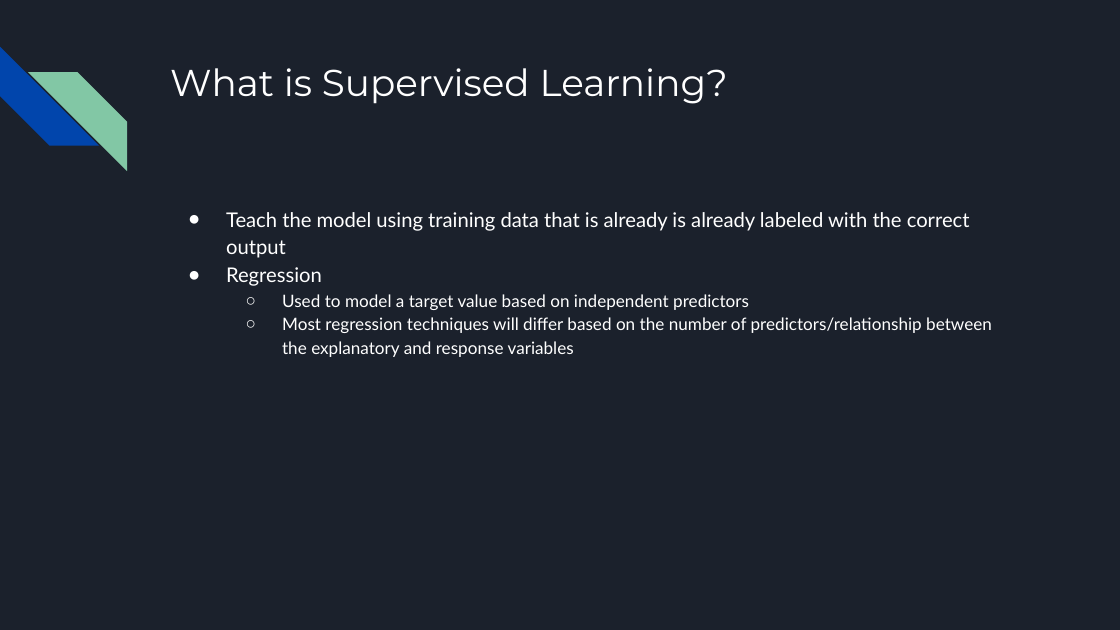
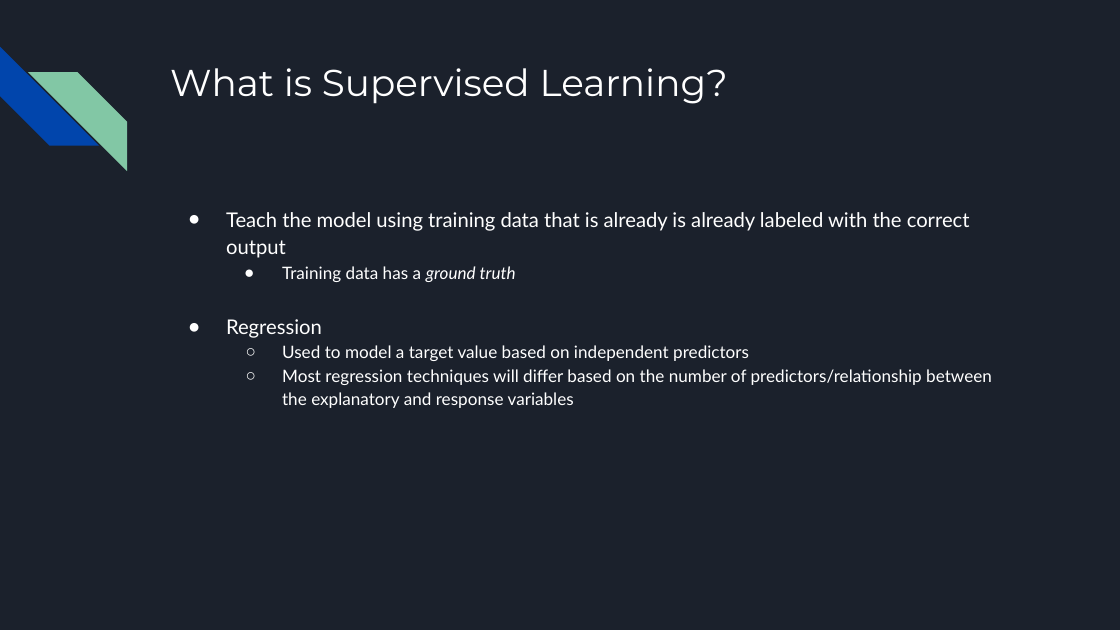
Before and after one commit to ADSA-UIUC/advanced-workshops, a slide deck: slide 2 of 03_linear_regression/Supervised Learning.pptx. Drawn at 1120x630 pixels with LibreOffice and Linux fonts; fonts in the diff are those of the drawing. Boxes give left, top, right and bottom in pixels: in the first picture for what was removed or moved away, otherwise in the second. Text is boxed around its words. In the diff, an @@ line names an element or a change of style, - is before the commit and + after.

```diff
--- a/03_linear_regression/Supervised Learning.pptx
+++ b/03_linear_regression/Supervised Learning.pptx
@@ text at (282, 266, 516, 282): paragraph added @@
+  ● Training data has a ground truth
```
Also in this commit, not shown: 1 other slide changed, 12 slides added, 2 slides removed.
